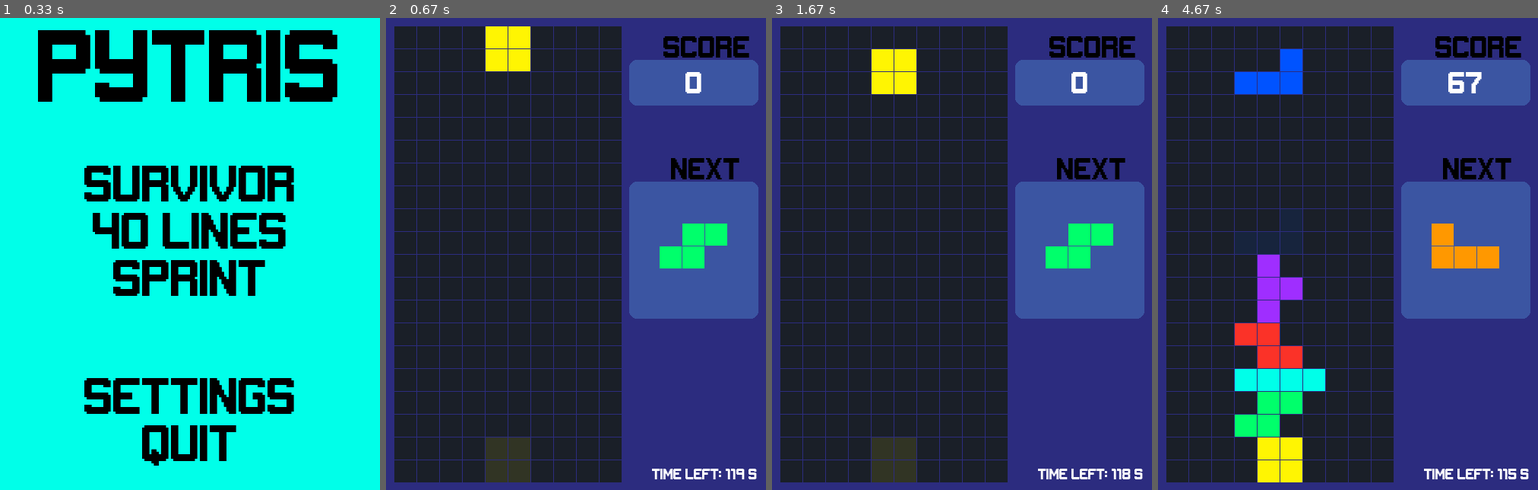
Above: before the commit, frames 1-4 (left to right).
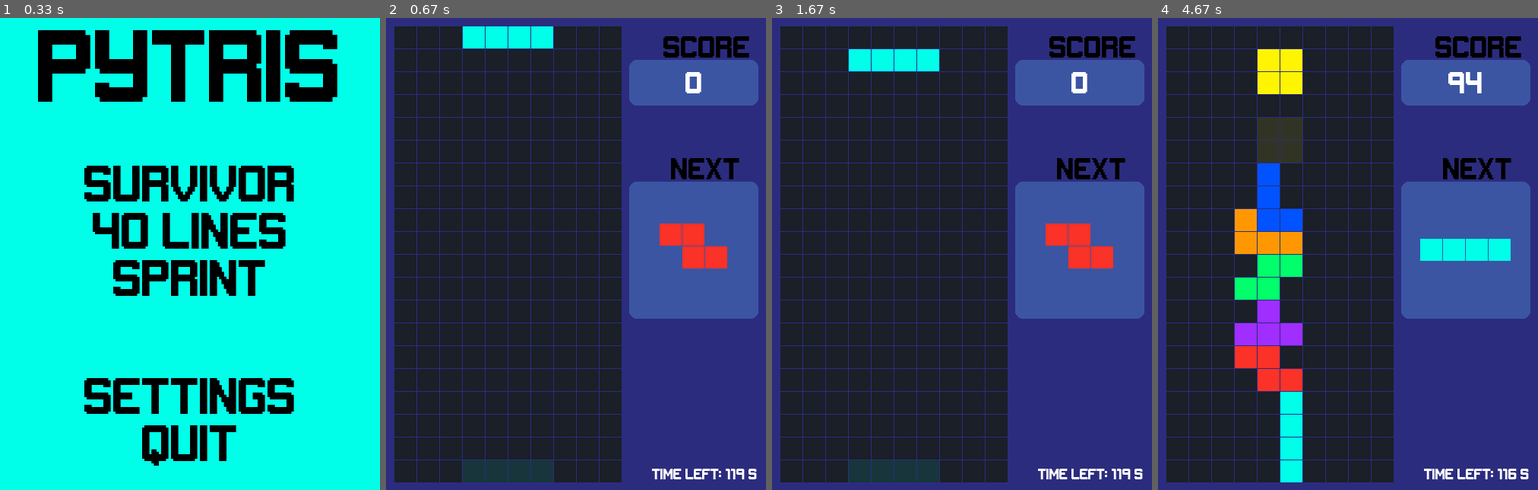
Above: after the commit, the same moments.

Repository: SohShiWei/scufftris
Game: pygame game, started from main.py
Same seed, same stepped clock (60 frames per second), same inputs: the game is played once before the commit and once after it.
Inputs (mouse positions are in pixels of both pictures, inside the frame that each line leads up to):
- Up to frame 1 (0.33 s): no input
- Up to frame 2 (0.67 s): click "SPRINT" at 0.38 s
- Up to frame 3 (1.67 s): hold P 0.67-1.13 s; hold D 0.67-1.13 s; move the mouse to (946, 277) at 0.7 s; click "RESUME" at 1.22 s
- Up to frame 4 (4.67 s): hold W 2-2.47 s; tap Space at 2.07, 2.37, 3.63, 4.4 s; hold S 3.57-3.87 s; hold W from 4.33 s (still down)

Frame 1 is identical in both runs. In frame 2, 3.8% of the frame differs, in the area x 20-90%, y 1-99%; in frame 3, 3.8%; in frame 4, 12%, in the area x 20-93%, y 6-99%.

Commit message:
Add files via upload

Diff:
--- a/clear40.py
+++ b/clear40.py
@@ -6,6 +6,9 @@
 from blocks import *
 
 class clear40(Game):
+
+    global speed, click_delay, move_delay, move_left_timer, move_right_timer, move_down_timer, last_click_time, controls
+
     def __init__(self, target_lines):
         super().__init__()  # Call the initializer of the Game class
         self.target_lines = target_lines  # Number of lines to clear
@@ -50,8 +53,6 @@
 
     def play(self, screen):
         # Main game loop (runs continuously)
-        global speed, click_delay, move_delay, move_left_timer, move_right_timer, move_down_timer, last_click_time, controls
-
         clock = pygame.time.Clock()
 
         GAME_UPDATE = pygame.USEREVENT
@@ -96,7 +97,7 @@
                         self.win = False  # Reset the win condition
                         self.starting = pygame.time.get_ticks()  # Restart the timer
                         self.pause_time = 0 #reset pause time
-                    if event.key == pygame.K_q and self.win:  # return t main menu on Q
+                    if event.key == pygame.K_q and self.win:  # return to main menu on Q
                         pygame.event.clear()
                         self.reset()
                         self.win = False  # Reset the win condition
@@ -127,6 +128,7 @@
                 self.game_over = Menus().gameover(screen, DISPLAY_WIDTH, DISPLAY_HEIGHT,self.score)
                 self.reset()
                 self.game_over = False
+                return
 
             elif self.win:  # If the game is over, display the "YOU WIN" text
                 self.display_win(screen)
@@ -149,7 +151,6 @@
                     pygame.event.clear()
                     self.reset()  # Reset game state when returning to the main menu
                     self.paused = False  # Ensure the game is unpaused when coming back
-                    self.pause_time = 0 # Reset pause time
                 elif menu_action == "main_menu":
                     pygame.event.clear()
                     Menus().main_menu(screen, DISPLAY_WIDTH, DISPLAY_HEIGHT)
--- a/game.py
+++ b/game.py
@@ -6,6 +6,9 @@
 
 
 class Game:
+
+    global speed, click_delay, move_delay, move_left_timer, move_right_timer, move_down_timer, last_click_time, controls
+
     def __init__(self):
         # Initializes the game with an empty grid, block queue, and starting block
         self.grid = Grid()
@@ -29,8 +32,6 @@
 
     def play(self, screen):
         # Main game loop (runs continuously)
-        global speed, click_delay, move_delay, move_left_timer, move_right_timer, move_down_timer, last_click_time, controls
-
         clock = pygame.time.Clock()
 
         # Custom user event for updating the game every few milliseconds
--- a/main.py
+++ b/main.py
@@ -15,7 +15,7 @@
 game = Game()
 menus = Menus()
 clear40 = clear40(target_lines)
-sprint = Sprint(time_limit)
+sprint = Sprint()
 
 # Game loop control
 current_page = "menu" # Start in the Main menu
@@ -27,12 +27,15 @@
         pygame.event.clear()
         current_page = menus.main_menu(screen, DISPLAY_WIDTH, DISPLAY_HEIGHT)
     elif current_page == "play":
+        game.reset()
         game.play(screen)  # Start the game (normal)
         current_page = "menu"
     elif current_page == "clear40":
+        clear40.reset()
         clear40.play(screen) # Start the game (40 lines)
         current_page = "menu"
     elif current_page == "sprint":
+        sprint.reset()
         sprint.play(screen) # Start the game (sprint)
         current_page = "menu"
     elif current_page == "settings":
--- a/sprint.py
+++ b/sprint.py
@@ -6,10 +6,14 @@
 from blocks import *
 
 class Sprint(Game):
-    def __init__(self, time_limit):
+
+    global speed, click_delay, move_delay, move_left_timer, move_right_timer, move_down_timer, last_click_time, controls, speed_increment_threshold, time_limit
+
+    def __init__(self):
         super().__init__()
-        self.time_limit = time_limit
         self.start_time = pygame.time.get_ticks()  # Store the starting time
+        self.pause_time = 0  # Track the accumulated pause time
+        self.pause_start_time = None  # Track when the pause started
         self.speed = speed  # Initial speed (can be modified)
         self.speed_increment_threshold= speed_increment_threshold
         self.current_speed = self.speed  # Track current speed based on score
@@ -22,8 +26,11 @@
         self.current_block = self.get_random_block()  # Start with a new block
         self.next_block = self.get_random_block()  # Prepare the next block
         self.score = 0  # Reset score
-        self.starting = pygame.time.get_ticks()
+        self.start_time= pygame.time.get_ticks()
+        self.pause_time = 0  # Track the accumulated pause time
+        self.pause_start_time = 0  # Track when the pause started
         self.game_ended = False  # Reset the end game state
+        self.game_over = False
         self.paused = False  # Unpause the game
         self.time_limit = time_limit
 
@@ -46,9 +53,15 @@
             self.current_speed = new_speed
             pygame.time.set_timer(pygame.USEREVENT, self.current_speed)
 
-    def end_game(self, screen):
+    def end_game(self, screen, due_to_time):
+
         font = pygame.font.Font(FONT_PATH, 50)
-        game_over_text = font.render("TIME'S UP!", True, Colors.RED)
+
+        if due_to_time:
+            game_over_text = font.render("TIME'S UP!", True, Colors.RED)
+        else:
+            game_over_text = font.render("GAME OVER!", True, Colors.RED)
+
         score_text = font.render(f"FINAL SCORE: {self.score}", True, Colors.ORANGE)
 
         # Get the width and height of the texts
@@ -63,8 +76,6 @@
         pygame.time.wait(3500)  # Wait before returning to the menu
 
     def play(self, screen):
-
-        global speed, click_delay, move_delay, move_left_timer, move_right_timer, move_down_timer, last_click_time, controls, speed_increment_threshold
 
         clock = pygame.time.Clock()
 
@@ -82,8 +93,11 @@
         next_rect = pygame.Rect(320, 215, 170, 180)
 
         while not self.game_over and not self.game_ended:
+
             current_time = pygame.time.get_ticks()
-            elapsed_time = current_time - self.start_time  # Time since the game started
+
+            if not self.paused:
+                elapsed_time = (current_time - self.start_time - self.pause_time) # Time since the game started
 
             if elapsed_time >= self.time_limit:
                 self.game_ended = True  # End the game after 2 minutes
@@ -95,7 +109,16 @@
 
                 if event.type == pygame.KEYDOWN:
                     if event.key == pygame.K_p:
-                        self.paused = not self.paused
+
+                        if not self.paused:
+                            self.paused = True
+                            self.pause_start_time = pygame.time.get_ticks()  # Record when the pause starts
+                        else:
+                            # Unpausing the game
+                            self.paused = False
+                            self.pause_time += pygame.time.get_ticks() - self.pause_start_time  # Add duration of the pause to pause_time
+                            self.pause_start_time = 0  # Reset pause start time
+
                     if not self.paused and not self.game_over:
                         if event.key == controls['hard_drop']:
                             self.hard_drop()
@@ -115,7 +138,7 @@
                     move_right_timer = current_time
                 if (keys[controls['down']]) and current_time - move_down_timer > move_delay:
                     self.move_down()
-                    self.update_score(0, 1)
+                    self.update_score(0, 2)
 
             # Adjust speed based on score
             if self.score // self.speed_increment_threshold > 0:
@@ -128,6 +151,7 @@
                 # Handle the returned action from the pause menu
                 if menu_action == "resume":
                     pygame.event.clear()
+                    self.pause_time += pygame.time.get_ticks() - self.pause_start_time # Add pause duration
                     self.paused = False  # Unpause the game
                 elif menu_action == "restart":
                     self.reset()  # Reset the game state
@@ -140,10 +164,18 @@
                     self.paused = False  # Ensure the game is unpaused when coming back
                 elif menu_action == "main_menu":
                     pygame.event.clear()
+                    self.reset()  # Reset game state when returning to the main menu
                     Menus().main_menu(screen, DISPLAY_WIDTH, DISPLAY_HEIGHT)
-                    self.reset()  # Reset game state when returning to the main menu
                     self.paused = False  # Ensure the game is unpaused when coming back
                     return
+
+            # Determine the reason for ending the game and display the appropriate message
+            if self.game_ended:
+                self.end_game(screen, due_to_time=True)
+                return
+            elif self.game_over:
+                self.end_game(screen, due_to_time=False)
+                return
 
             # Draw game state
             score_value_surface = title_font.render(str(self.score), True, Colors.WHITE)
@@ -165,5 +197,3 @@
 
             pygame.display.update()
             clock.tick(FPS)
-
-        self.end_game(screen)  # Call a function to handle end-game (e.g., showing score)
